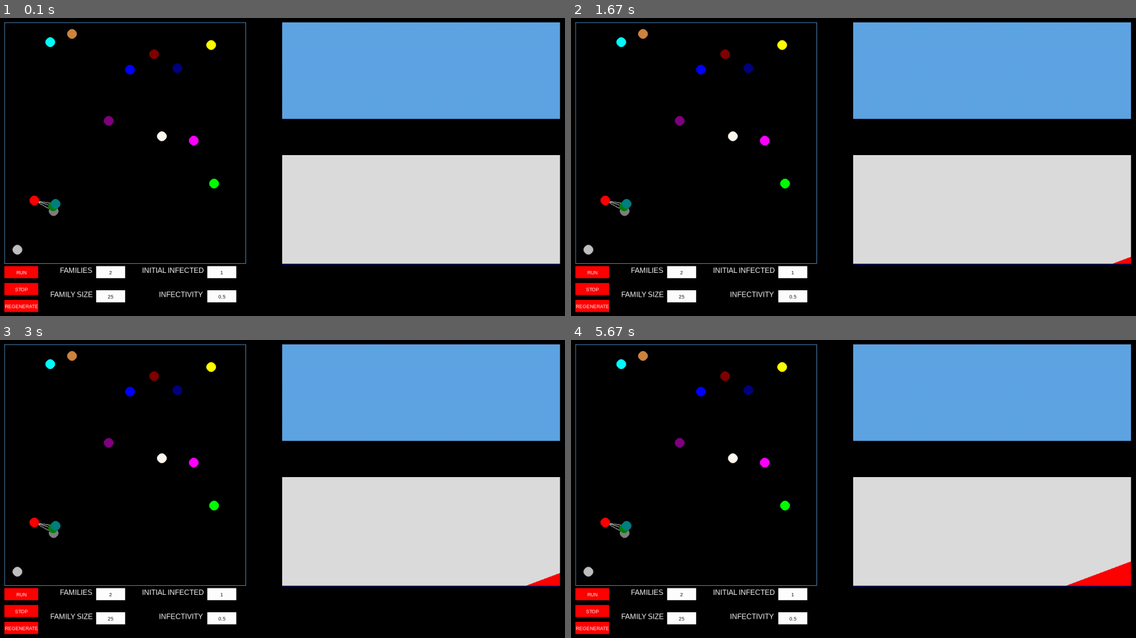
Above: before the commit, frames 1-4 (two rows, left to right).
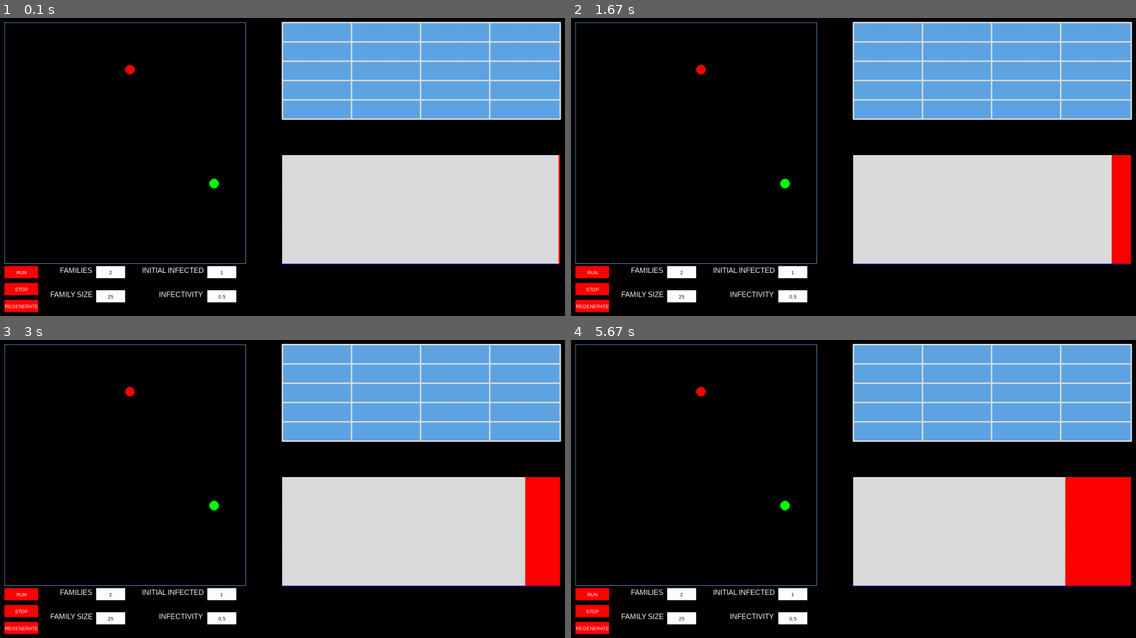
Above: after the commit, the same moments.

Repository: linyirun/EpidemicSimulator
Game: pygame game, started from main.py
Same seed, same stepped clock (60 frames per second), same inputs: the game is played once before the commit and once after it.
Inputs (mouse positions are in pixels of both pictures, inside the frame that each line leads up to):
- Up to frame 1 (0.1 s): no input
- Up to frame 2 (1.67 s): click "RUN" at 0.4 s; click (859, 184) at 0.73 s; click "1" at 1.07 s; click (1062, 274) at 1.4 s
- Up to frame 3 (3 s): click "25" at 2.23 s; click (265, 435) at 2.57 s
- Up to frame 4 (5.67 s): click "2" at 3.4 s; click (1034, 480) at 3.73 s; click "0.5" at 4.57 s; click (881, 474) at 4.9 s

The runs differ from the first frame. In frame 1, 3.2% of the frame differs, in the area x 2-100%, y 1-83%; in frame 2, 4.3%; in frame 3, 5.2%; in frame 4, 6.9%.

Commit message:
Created the stats table

Diff:
--- a/main.py
+++ b/main.py
@@ -10,6 +10,7 @@
 import pygame as py
 from simulation import Simulation as sim
 from person_edge import INFECTED, SUSCEPTIBLE, RECOVERED
+from graph import Graph
 import random
 import math
 
@@ -182,10 +183,10 @@
         """
         self._data.popleft()
 
-        # new_frame = (0, self._total_population, 0)
+        new_frame = (0, self._total_population, 0)
 
         # TODO: This is for testing purposes
-        new_frame = (self._total_population - self._i, self._i, 0)
+        # new_frame = (self._total_population - self._i, self._i, 0)
 
         self._data.append(new_frame)
 
@@ -228,6 +229,68 @@
                      (position[0], position[1] + height), 1)
 
 
+class StatsTable:
+    """A class representing the stats table
+    Displays 5 rows: first row is the header, the other rows will be the data for each family
+    Displays 4 columns
+
+    Instance Attributes:
+    - data_table: stores the data for each family: it has num_families rows, and each row has 4 elements, indicating:
+    [family id, # uninfected, # infected, # recovered]
+    - num_families: the number of families in the current simulation
+    - graph: the simulation graph
+    - current_row: the index of the first row that we are displaying
+    """
+    data_table: list[list[int, int, int, int]]
+    num_families: int
+    graph: Graph
+    current_row: int
+
+    pos_x: int = 600
+    pos_y: int = 25
+    line_color: tuple[int, int, int] = (222, 222, 222)
+    border_line_width: int = 3
+
+    def __init__(self, num_families: int) -> None:
+        # TODO: add graph into this class
+        """Initializes the stats table"""
+        self.num_families = num_families
+        # self.graph = g
+
+        # Initialize the data table with num_families rows with 4 elements each row
+        self.data_table = []
+        for _ in range(num_families):
+            self.data_table.append([0, 0, 0, 0])
+
+        # Calculate the initial values for each family:
+        # for family_id in self.graph.
+
+    def update(self) -> None:
+        """Updates self by:
+        Recalculating values for each family, then redrawing the table with updated values
+        """
+        # Drawing the table background
+        stats.fill(SKY_BLUE)
+        screen.blit(stats, (self.pos_x, self.pos_y))
+
+        for i in range(0, 6):
+            self.draw_line_in_table((self.pos_x, self.pos_y + STATS_H // 5 * i),
+                                    (self.pos_x + STATS_W, self.pos_y + STATS_H // 5 * i))
+
+        # Draw the vertical lines for the border
+        for i in range(0, 4):
+            self.draw_line_in_table((self.pos_x + STATS_W // 4 * i, self.pos_y),
+                                    (self.pos_x + STATS_W // 4 * i, self.pos_y + STATS_H))
+        # Draw the final vertical line
+        self.draw_line_in_table((self.pos_x + STATS_W, self.pos_y),
+                                (self.pos_x + STATS_W, self.pos_y + STATS_H))
+
+    def draw_line_in_table(self, position: tuple[int, int], position2: tuple[int, int]) -> None:
+        """Draws a line, starting from position to the end of the table
+        """
+        # end_position = (position[0] + STATS_W, position[1])
+        py.draw.line(screen, self.line_color, position, position2, width=self.border_line_width)
+
 def draw_node(position: tuple[int, int], colour: tuple[int, int, int]) -> None:
     """Draws a node at the given position
 
@@ -270,8 +333,6 @@
     second_block = py.Rect(600, 300, STACKED_GRAPH_LENGTH,
                            STACKED_GRAPH_HEIGHT)
     py.draw.rect(screen, SKY_BLUE, second_block, 1)
-    stats.fill(SKY_BLUE)
-    screen.blit(stats, (600, 25))
     draw_text(120, 580, 'FAMILY SIZE', 15, WHITE)
     draw_text(140, 530, 'FAMILIES', 15, WHITE)
     draw_text(345, 580, 'INFECTIVITY', 15, WHITE)
@@ -306,10 +367,14 @@
     # Holds the currently active button
     active_button = None
 
+    # for testing purposes
     temp_population = 600
+    num_families = int(fam_b.text)
     # TODO: Implement this using the what the user inputs
     stacked_graph = StackedAreaGraph(temp_population)
-    simulation = sim(15, 1, 5, 100, 1)
+    stats_table = StatsTable(num_families)
+
+    simulation = sim(num_families, 1, 5, 100, 1)
     simulation.frame()
     main_graph = simulation.simu_graph
 
@@ -401,6 +466,7 @@
         update_text_and_graphs()
 
         stacked_graph.update()
+        stats_table.update()
 
         # nodes = []
         # NODES = 50
